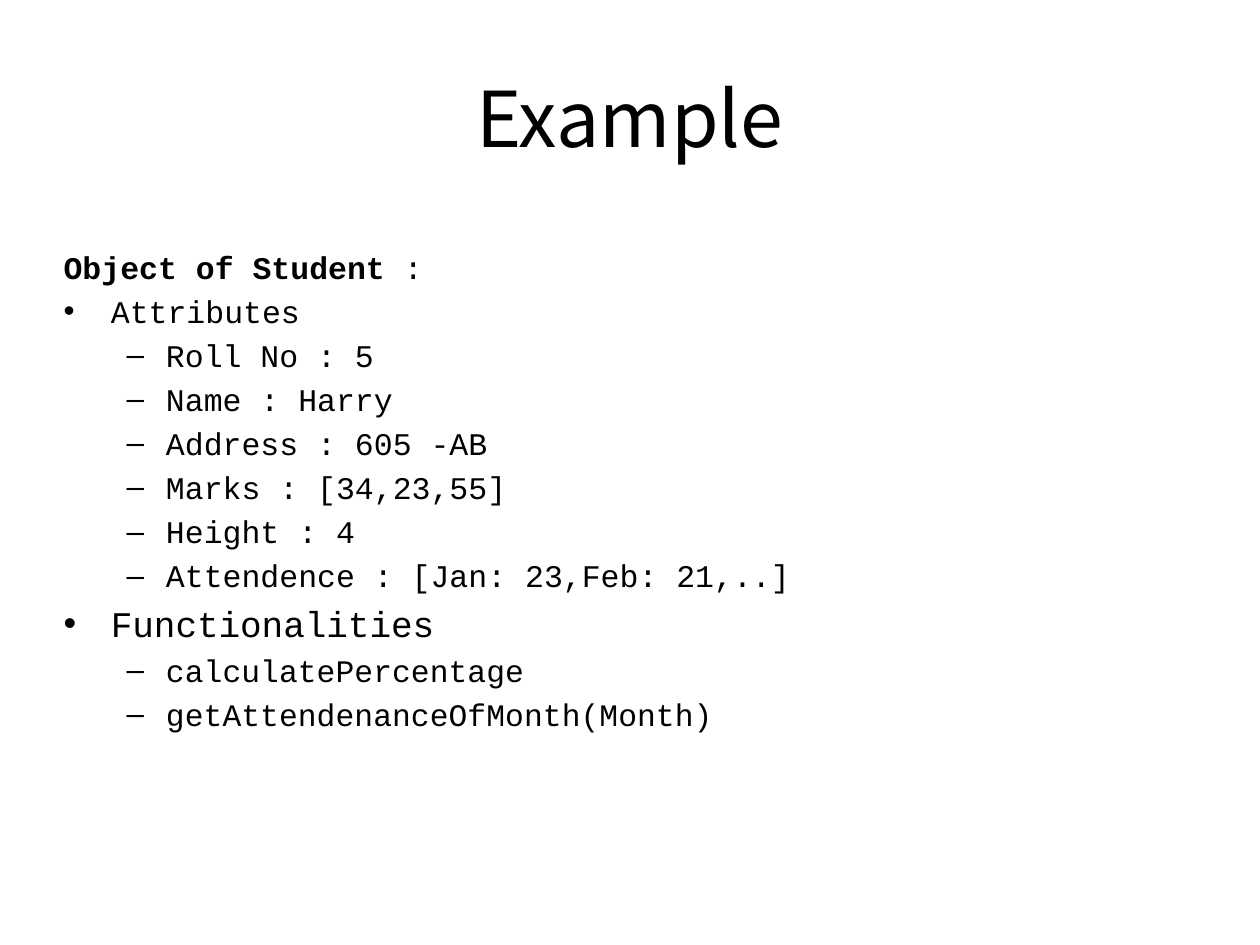
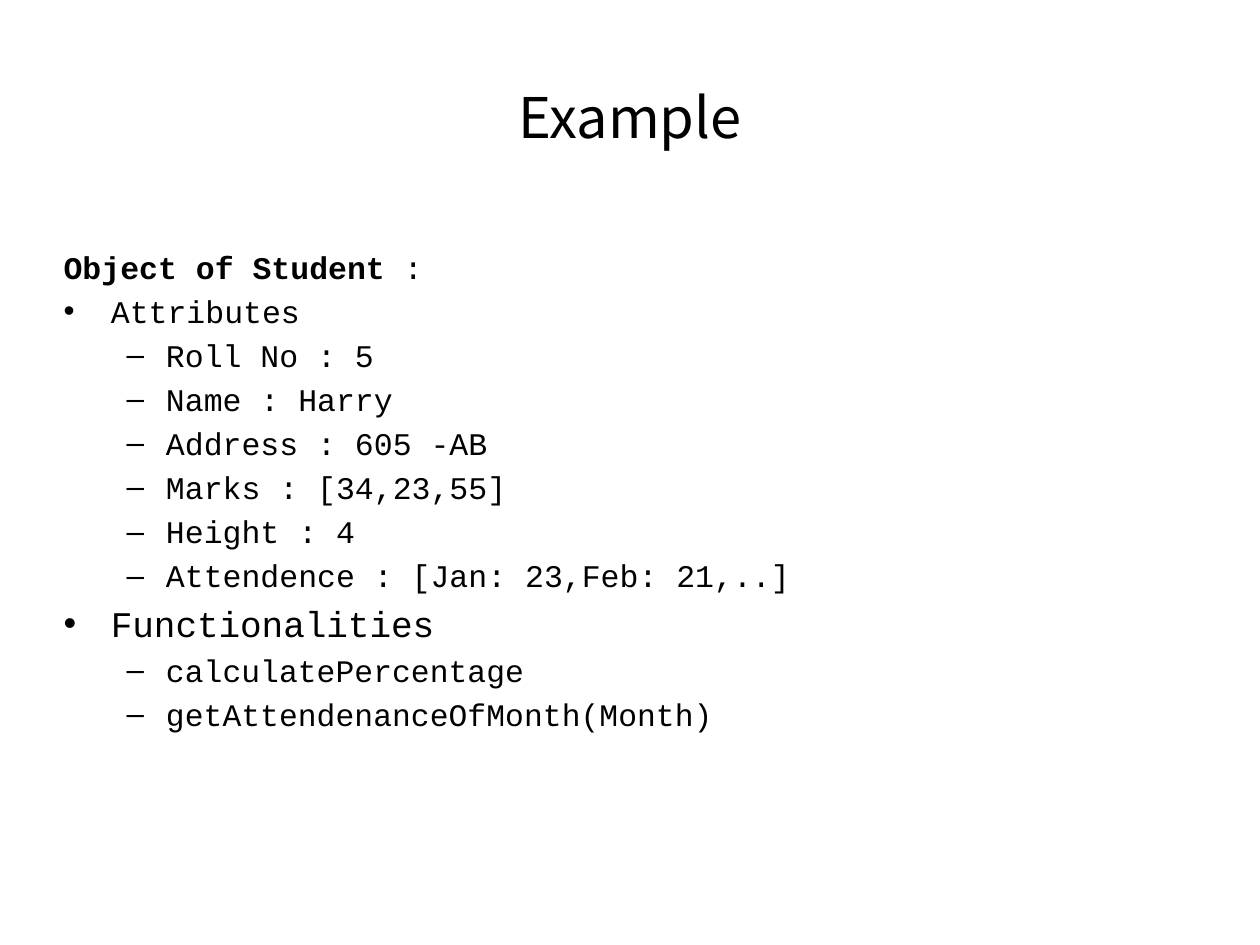
Before and after one commit to pankajfri/Training-Materials, a slide deck: slide 32 of Objected Oriented Programming Concepts Using C++ & Data Structures/Session-1.pptx (slide 33 before the commit). Drawn at 1260x945 pixels with LibreOffice and Linux fonts; fonts in the diff are those of the drawing. Boxes give left, top, right and bottom in pixels: in the first picture for what was removed or moved away, otherwise in the second. Text is boxed around its words. In the diff, an @@ line names an element or a change of style, - is before the commit and + after.

```diff
--- a/Objected Oriented Programming Concepts Using C++ & Data Structures/Session-1.pptx
+++ b/Objected Oriented Programming Concepts Using C++ & Data Structures/Session-1.pptx
@@ title "Example" at [518,93,741,151]: size 44 to 32 pt @@
```
Also in this commit, not shown: 10 other slides changed, 1 slide removed, 1 other file.
